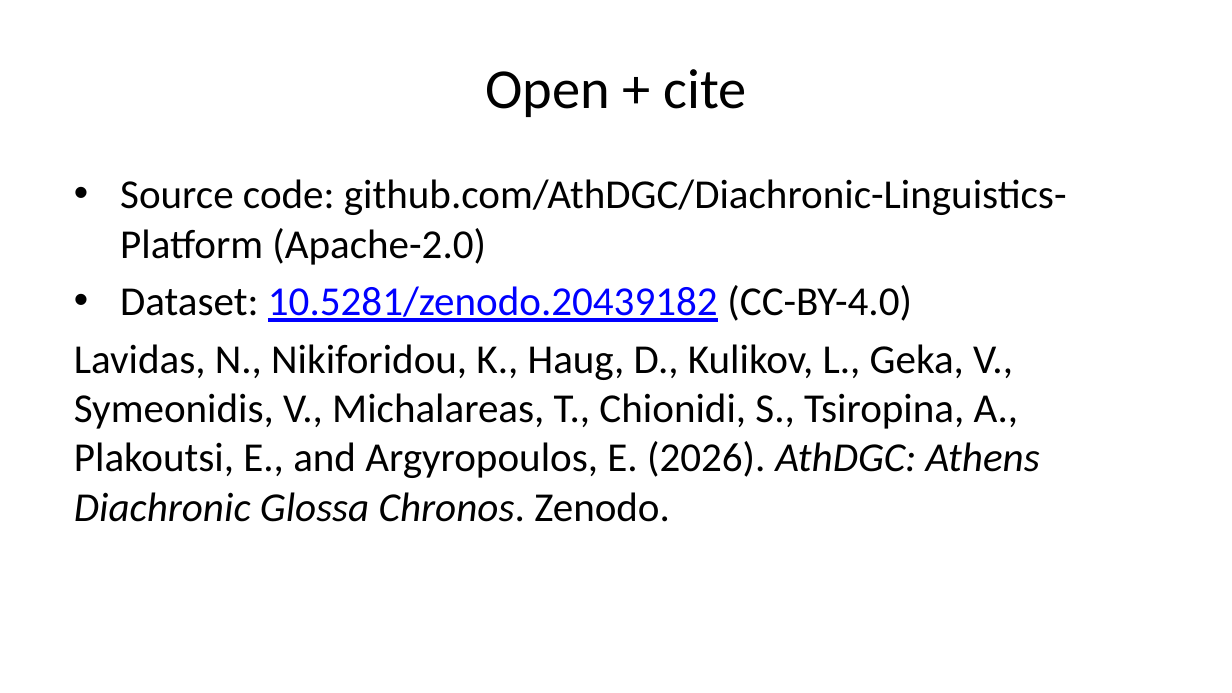
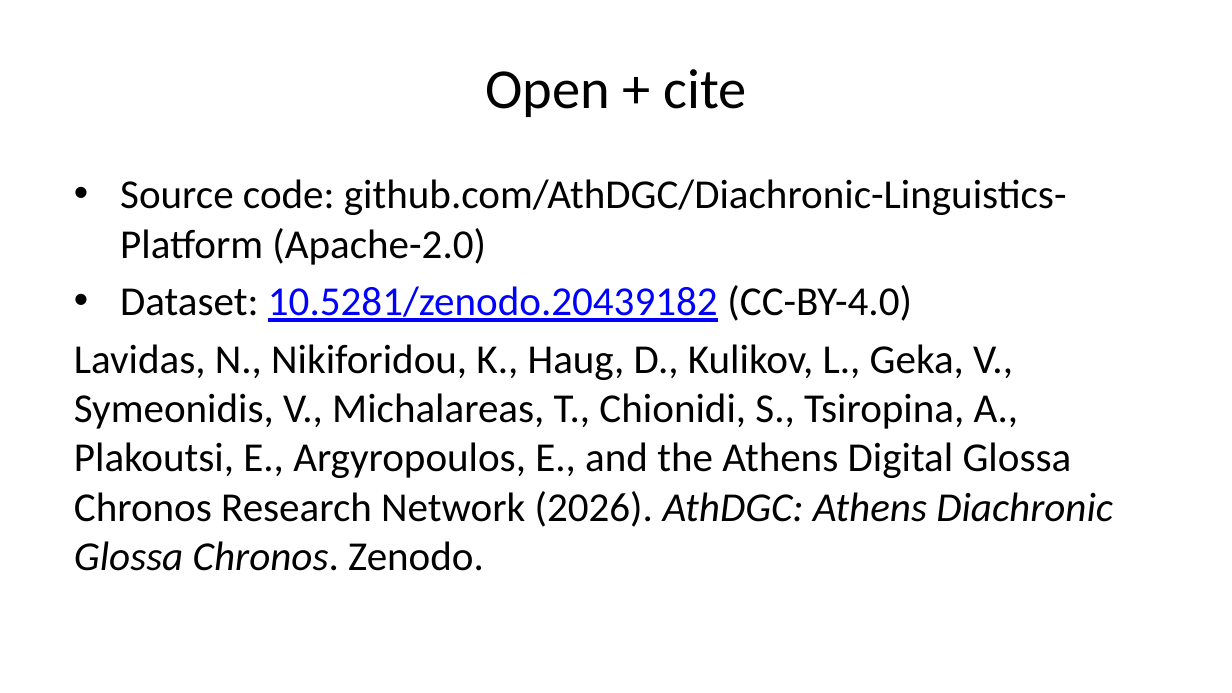
Before and after one commit to AthDGC/AthDGC.github.io, a slide deck: slide 9 of slides/lrec_demo.pptx. Drawn at 1232x693 pixels with LibreOffice and Linux fonts; fonts in the diff are those of the drawing. Boxes give left, top, right and bottom in pixels: in the first picture for what was removed or moved away, otherwise in the second. Text is boxed around its words. In the diff, an @@ line names an element or a change of style, - is before the commit and + after.

Commit message:
AthDGC site update 2026-06-03 00:51 --- clean Quarto render, real Zenodo DOI 10.5281/zenodo.20439182, samples-only public release

```diff
--- a/slides/lrec_demo.pptx
+++ b/slides/lrec_demo.pptx
@@ text at (74,344,1113,571): text changed @@
-Lavidas, N., Nikiforidou, K., Haug, D., Kulikov, L., Geka, V., Symeonidis, V., Michalareas, T., Chionidi, S., Tsiropina, A., Plakoutsi, E., and Argyropoulos, E. (2026). AthDGC: Athens Diachronic Glossa Chronos. Zenodo.
+Lavidas, N., Nikiforidou, K., Haug, D., Kulikov, L., Geka, V., Symeonidis, V., Michalareas, T., Chionidi, S., Tsiropina, A., Plakoutsi, E., Argyropoulos, E., and the Athens Digital Glossa Chronos Research Network (2026). AthDGC: Athens Diachronic Glossa Chronos. Zenodo.
```
Also in this commit, not shown: 15 other files.
